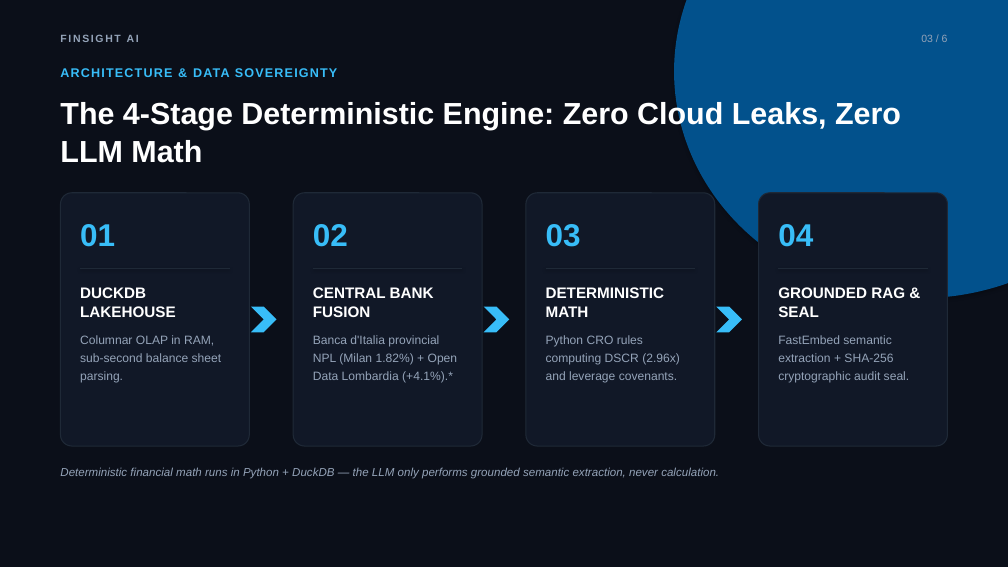
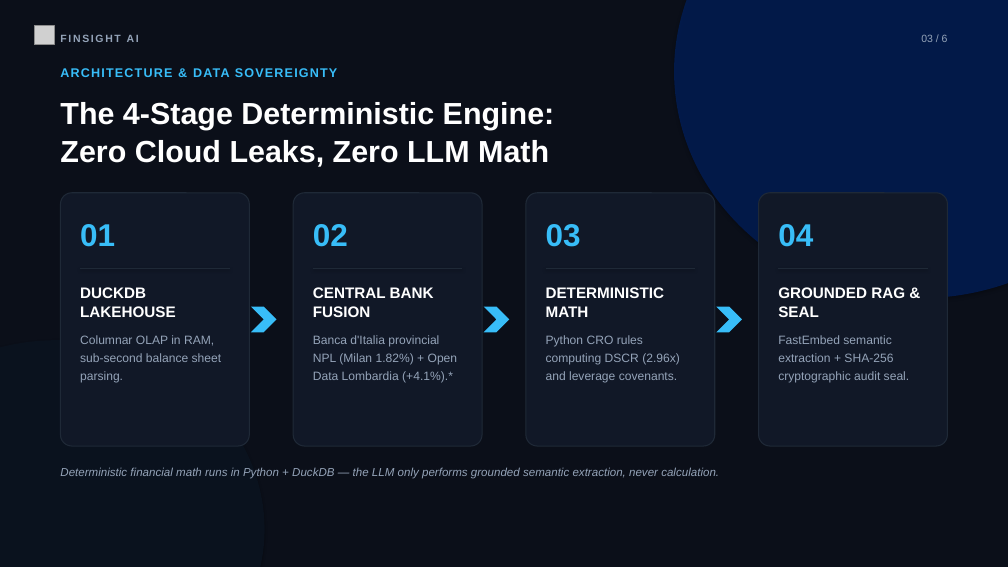
Before and after one commit to FRA-0023/ai2b-loop-troops, a slide deck: slide 3 of presentation/FinSight_AI_Pitch_Deck_Enterprise.pptx. Drawn at 1008x567 pixels with LibreOffice and Linux fonts; fonts in the diff are those of the drawing; grey boxes stand for pictures. Boxes give left, top, right and bottom in pixels: in the first picture for what was removed or moved away, otherwise in the second. Text is boxed around its words. In the diff, an @@ line names an element or a change of style, - is before the commit and + after.

```diff
--- a/presentation/FinSight_AI_Pitch_Deck_Enterprise.pptx
+++ b/presentation/FinSight_AI_Pitch_Deck_Enterprise.pptx
@@ picture added at box(35, 26, 54, 45) @@
@@ ellipse at box(675, 0, 1008, 298): fill #0070C0 at 70% opacity to #002060 at 70% opacity @@
@@ text "The 4-Stage Deterministic Engine: Zero ..." rewrapped from box(60, 100, 901, 163) to box(60, 102, 555, 167) @@
```
Also in this commit, not shown: 6 other slides changed.
